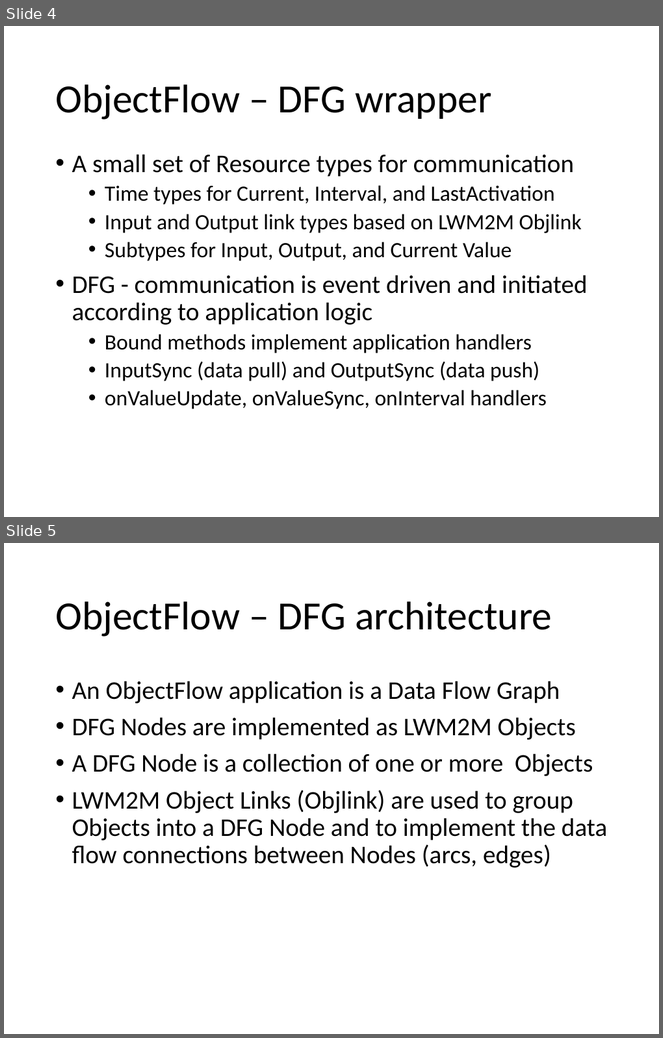
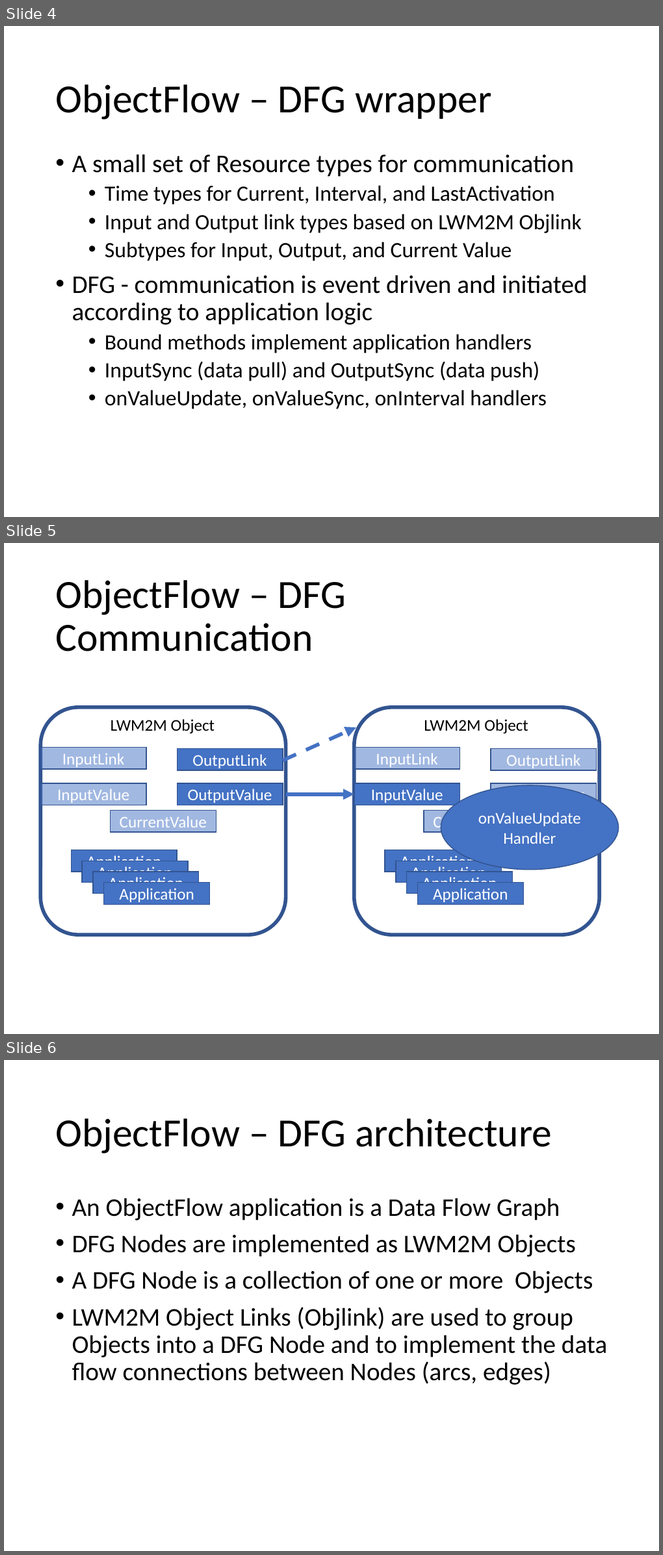
Before and after one commit to mjkoster/ObjectFlow, a slide deck: Documents/ObjectFlow.pptx. Shown one above the other, each under a label of ours: slides 4 and 5 before the commit, slides 4, 5 and 6 after it. The pictures are 663x1038 and 663x1555 pixels, drawn with LibreOffice and Linux fonts; fonts in the diff are those of the drawing. Boxes give left, top, right and bottom in pixels: in the first picture for what was removed or moved away, otherwise in the second. Text is boxed around its words. In the diff, an @@ line names an element or a change of style, - is before the commit and + after.

```diff
--- a/Documents/ObjectFlow.pptx
+++ b/Documents/ObjectFlow.pptx
@@ slide 5 added at [4, 543, 659, 1034], background #FFFFFF @@
@@ title added at [55, 580, 346, 652], 44 pt, text #000000 @@
+ObjectFlow – DFG Communication
@@ group added at [40, 707, 285, 935]: 9 rectangles, 1 rounded rectangle, 1 text @@
+CurrentValue
+InputValue
+OutputValue
+InputLink
+OutputLink
+Application
+Application
+Application
+Application
+LWM2M Object
@@ arrow added from (283, 761) to (356, 728), #4472C4 4 pt dashed @@
@@ group added at [354, 707, 599, 935]: 9 rectangles, 1 rounded rectangle, 1 text @@
+CurrentValue
+InputValue
+OutputValue
+InputLink
+OutputLink
+Application
+Application
+Application
+Application
+LWM2M Object
@@ arrow added from (285, 795) to (354, 795), #4472C4 4 pt @@
@@ ellipse added at [441, 785, 619, 870], fill #4472C4, outline #325491 1 pt, 18 pt, text #FFFFFF @@
+onValueUpdate Handler
@@ what was slide 5 is now slide 6 @@
```
